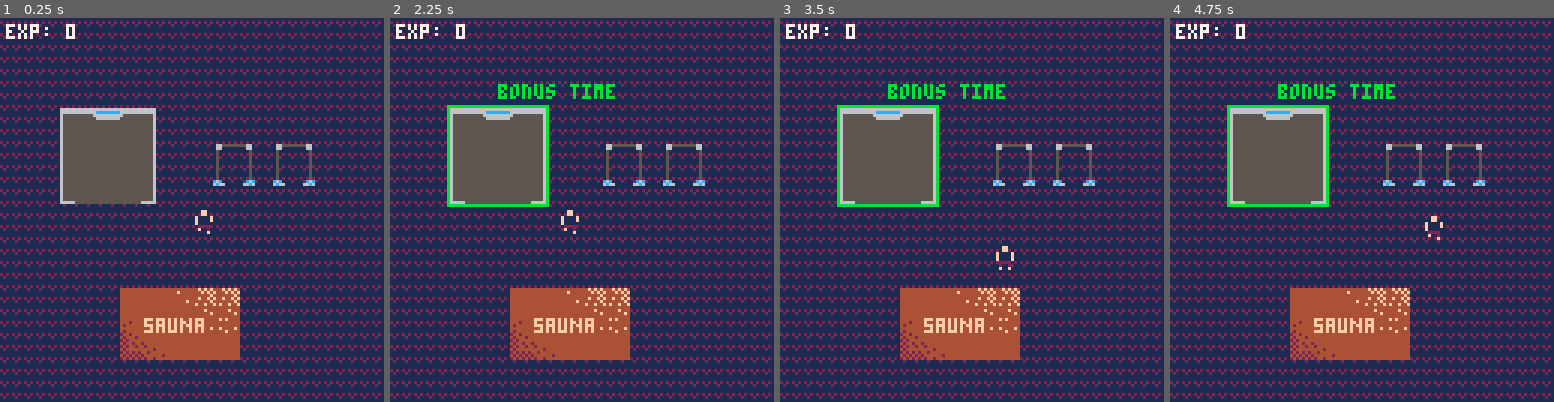
Above: before the commit, frames 1-4 (left to right).
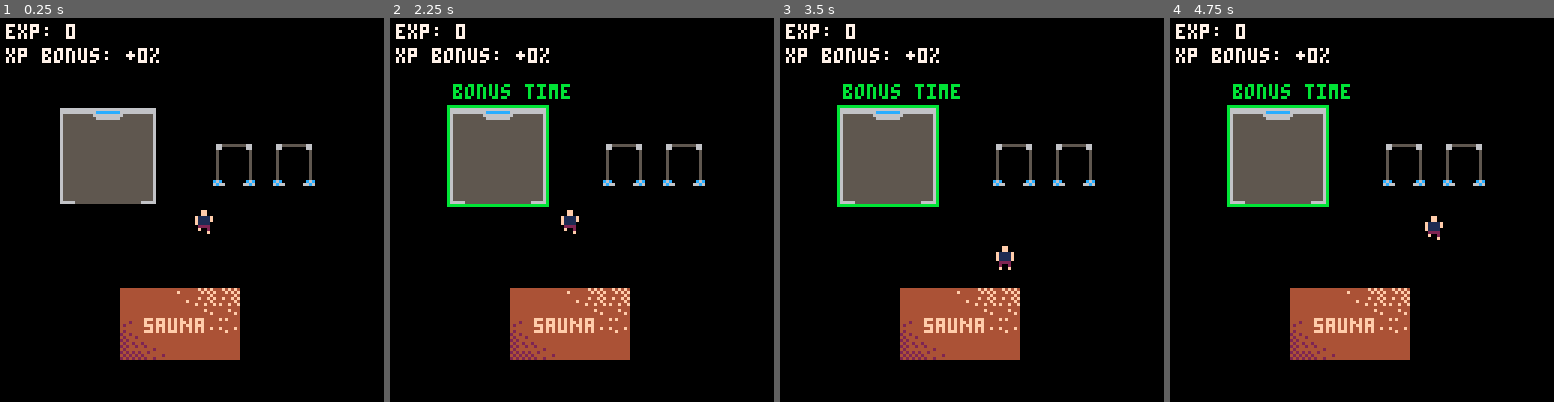
Above: after the commit, the same moments.

Repository: mamoru-miyagawa/pico8_prototypes
Game: PICO-8 cartridge bonus_time/temporary_bonus.p8
Same seed, same stepped clock (60 frames per second), same inputs: the game is played once before the commit and once after it.
Inputs:
- Up to frame 1 (0.25 s): no input
- Up to frame 2 (2.25 s): tap O (Z key) at 0.33, 0.7, 1.43, 2.22 s; tap X (X key) at 1.07, 2.07 s; hold Left from 1.97 s (still down)
- Up to frame 3 (3.5 s): release Left at 2.37 s; tap X (X key) every 0.33 s from 2.4 to 3.4 s; hold Down 2.42-2.82 s; hold Right from 2.87 s (still down); tap O (Z key) at 3.1 s
- Up to frame 4 (4.75 s): release Right at 3.53 s; hold Up 3.58-4.08 s; tap X (X key) every 0.33 s from 3.73 to 4.73 s; tap O (Z key) at 3.98 s; hold Right 4.13-4.53 s; hold Down from 4.58 s (still down)

The runs differ from the first frame. In frame 1, 87% of the frame differs, in the area x 0-100%, y 0-100%; in frame 2, 86%; in frame 3, 86%; in frame 4, 86%.

Commit message:
Add files via upload

Diff:
--- a/bonus_time/temporary_bonus.p8
+++ b/bonus_time/temporary_bonus.p8
@@ -2,16 +2,16 @@
 version 41
 __lua__
 -- pico-8 game prototype
--- implements a blue station that gives xp over time, two red stations that give xp on interaction,
--- and a new green station that also gives xp over time.
--- adds a new "bonus time" mechanic for bonus xp.
+-- implements a "bonus time" mechanic per station type.
+-- blue and green stations give xp over time.
+-- two red stations give xp on button interaction.
 
 -- constants
 local tile_size = 8
-local exp_blue_station = 12
-local exp_red_station = 7
-local exp_green_station = 6 -- new xp value for the green station
-local exp_gain_interval = 30 -- gain xp every 30 frames (1 second) when on blue station
+local exp_blue_station = 10
+local exp_red_station = 20
+local exp_green_station = 15 -- new xp value for the green station
+local exp_gain_interval = 30 -- gain xp every 30 frames (1 second) when on blue/green station
 local player_speed = 1 -- control the player's speed (in pixels per frame)
 
 -- blue station map details
@@ -27,6 +27,8 @@
 local red_station_map_y = 0
 local red_station_width_tiles = 2
 local red_station_height_tiles = 2
+local red_station_screen_x = 70
+local red_station_screen_y = 40
 
 -- green station map details
 local green_station_map_x = 6
@@ -67,13 +69,16 @@
 local nearby_station_y = 0
 
 -- bonus time variables
-local bonus_time_period = 30 * 2 -- a new bonus time starts every 2 seconds
+local bonus_time_period = 30 * 2 -- time between bonuses
 local bonus_duration = 30 * 7 -- bonus time lasts for 7 seconds
 local bonus_timer = bonus_time_period
 local bonus_active = false
 local bonus_duration_timer = 0
-local bonus_type = "" -- can be "blue", "red", or "green"
-local last_bonus_type = ""
+local bonus_active_station = 0 -- 0=none, 1=blue, 2=red, 3=green
+local last_bonus_station = 0
+
+-- xp multiplier display
+local xp_multiplier_text = "+0%"
 
 function _init()
 -- this function runs once when the game starts
@@ -84,6 +89,7 @@
 
 -- reset interaction state at the start of each frame
 can_interact = false
+xp_multiplier_text = "+0%"
 
 -- check for player movement
 -- using separate `if` statements allows for diagonal movement
@@ -128,25 +134,21 @@
     if (bonus_timer <= 0) then
         bonus_active = true
         bonus_duration_timer = bonus_duration
-
-        -- create a list of possible bonus types, excluding the last one
-        local possible_types = {"blue", "red", "green"}
-        local new_possible_types = {}
-        for i = 1, #possible_types do
-            if (possible_types[i] ~= last_bonus_type) then
-                add(new_possible_types, possible_types[i])
-            end
+        -- choose a new station type for the bonus that isn't the last one
+        local stations = {1, 2, 3}
+        local chosen_station = stations[flr(rnd(3)+1)]
+        while (chosen_station == last_bonus_station) do
+            chosen_station = stations[flr(rnd(3)+1)]
         end
-
-        -- randomly choose a bonus type from the new list
-        bonus_type = new_possible_types[flr(rnd(#new_possible_types)) + 1]
-        last_bonus_type = bonus_type
+        bonus_active_station = chosen_station
+        last_bonus_station = chosen_station
     end
 else
     bonus_duration_timer -= 1
     if (bonus_duration_timer <= 0) then
         bonus_active = false
         bonus_timer = bonus_time_period
+        bonus_active_station = 0
     end
 end
 
@@ -154,14 +156,18 @@
 local blue_station_right = blue_station_screen_x + (blue_station_width_tiles * tile_size)
 local blue_station_bottom = blue_station_screen_y + (blue_station_height_tiles * tile_size)
 
-if (player.x >= blue_station_screen_x) and (player.x <= blue_station_right) and
-   (player.y >= blue_station_screen_y) and (player.y <= blue_station_bottom) then
-
+local on_blue_station = (player.x >= blue_station_screen_x) and (player.x <= blue_station_right) and
+                        (player.y >= blue_station_screen_y) and (player.y <= blue_station_bottom)
+
+if (on_blue_station) then
+    if (bonus_active and bonus_active_station == 1) then
+        xp_multiplier_text = "+30%"
+    end
     player.blue_station_timer += 1
     if (player.blue_station_timer >= exp_gain_interval) then
         local xp_gained = exp_blue_station
         local floating_text = "+" .. xp_gained .. " exp"
-        if (bonus_active and bonus_type == "blue") then
+        if (bonus_active and bonus_active_station == 1) then
             xp_gained = flr(xp_gained * 1.3)
             floating_text = "+" .. xp_gained .. " exp (bonus)"
         end
@@ -183,14 +189,18 @@
 local green_station_right = green_station_screen_x + (green_station_width_tiles * tile_size)
 local green_station_bottom = green_station_screen_y + (green_station_height_tiles * tile_size)
 
-if (player.x >= green_station_screen_x) and (player.x <= green_station_right) and
-   (player.y >= green_station_screen_y) and (player.y <= green_station_bottom) then
-
+local on_green_station = (player.x >= green_station_screen_x) and (player.x <= green_station_right) and
+                         (player.y >= green_station_screen_y) and (player.y <= green_station_bottom)
+
+if (on_green_station) then
+    if (bonus_active and bonus_active_station == 3) then
+        xp_multiplier_text = "+30%"
+    end
     player.green_station_timer += 1
     if (player.green_station_timer >= exp_gain_interval) then
         local xp_gained = exp_green_station
         local floating_text = "+" .. xp_gained .. " exp"
-        if (bonus_active and bonus_type == "green") then
+        if (bonus_active and bonus_active_station == 3) then
             xp_gained = flr(xp_gained * 1.3)
             floating_text = "+" .. xp_gained .. " exp (bonus)"
         end
@@ -214,19 +224,23 @@
     local red_station_right = station.x + (red_station_width_tiles * tile_size)
     local red_station_bottom = station.y + (red_station_height_tiles * tile_size)
 
-    -- check if the player is within a close range of the station
-    if (player.x >= station.x - 4) and (player.x <= red_station_right + 4) and
-       (player.y >= station.y - 4) and (player.y <= red_station_bottom + 4) then
-
+    local near_red_station = (player.x >= station.x - 4) and (player.x <= red_station_right + 4) and
+                             (player.y >= station.y - 4) and (player.y <= red_station_bottom + 4)
+
+    if (near_red_station) then
         can_interact = true
         nearby_station_x = station.x + (red_station_width_tiles * tile_size / 2) - 4
-        nearby_station_y = station.y - 8 + 30 -- add 30 to the y position
+        nearby_station_y = station.y - 8 + 30
+
+        if (bonus_active and bonus_active_station == 2) then
+            xp_multiplier_text = "+30%"
+        end
 
         -- if z is pressed, interact
         if (btnp(4)) then
             local xp_gained = exp_red_station
             local floating_text = "+" .. xp_gained .. " exp"
-            if (bonus_active and bonus_type == "red") then
+            if (bonus_active and bonus_active_station == 2) then
                 xp_gained = flr(xp_gained * 1.3)
                 floating_text = "+" .. xp_gained .. " exp (bonus)"
             end
@@ -258,10 +272,7 @@
 
 function _draw()
 -- this function is called 30 times per second to draw graphics
-cls(1) -- clear the screen
-fillp(ˇ)
-rectfill(0,0,128,128,2)
-fillp()
+cls() -- clear the screen
 
 -- draw the map-based blue station
 map(blue_station_map_x, blue_station_map_y, blue_station_screen_x, blue_station_screen_y, blue_station_width_tiles, blue_station_height_tiles)
@@ -280,32 +291,23 @@
 
 -- draw bonus time highlights and text
 if (bonus_active) then
-    if (bonus_type == "blue") then
-        local x1 = blue_station_screen_x - 1
-        local y1 = blue_station_screen_y - 1
-        local x2 = blue_station_screen_x + (blue_station_width_tiles * tile_size)
-        local y2 = blue_station_screen_y + (blue_station_height_tiles * tile_size)
-        rect(x1, y1, x2, y2, 11) -- draw a light yellow outline
-        print("bonus time", blue_station_screen_x + 16, blue_station_screen_y - 8, 11)
-    elseif (bonus_type == "red") then
-        -- calculate a single rect for both stations
-        local x1 = red_stations[1].x - 1
-        local y1 = red_stations[1].y - 1
-        local x2 = red_stations[#red_stations].x + (red_station_width_tiles * tile_size)
-        local y2 = red_stations[#red_stations].y + (red_station_height_tiles * tile_size)
-        rect(x1, y1, x2, y2, 11) -- draw a light yellow outline
-
-        -- find the center of the combined area for the text
-        local text_x = x1 + (x2 - x1)/2 - 16 -- adjust for "bonus time" text length
-        local text_y = y1 - 8
-        print("bonus time", text_x, text_y, 11)
-    elseif (bonus_type == "green") then
-        local x1 = green_station_screen_x - 1
-        local y1 = green_station_screen_y - 1
-        local x2 = green_station_screen_x + (green_station_width_tiles * tile_size)
-        local y2 = green_station_screen_y + (green_station_height_tiles * tile_size)
-        rect(x1, y1, x2, y2, 11) -- draw a light yellow outline
-        print("bonus time", green_station_screen_x + 16, green_station_screen_y - 8, 11)
+    local highlight_color = 11 -- light green
+    local text_color = 11
+
+    if (bonus_active_station == 1) then -- blue station bonus
+        rect(blue_station_screen_x-1, blue_station_screen_y-1, blue_station_screen_x + (blue_station_width_tiles*tile_size), blue_station_screen_y + (blue_station_height_tiles*tile_size), highlight_color)
+        print("bonus time", blue_station_screen_x + 1, blue_station_screen_y-8, text_color)
+    elseif (bonus_active_station == 2) then -- red station bonus
+        -- calculate single highlight for both red stations
+        local x1_red = red_stations[1].x - 1
+        local y1_red = red_stations[1].y - 1
+        local x2_red = red_stations[#red_stations].x + (red_station_width_tiles * tile_size)
+        local y2_red = red_stations[#red_stations].y + (red_station_height_tiles * tile_size)
+        rect(x1_red, y1_red, x2_red, y2_red, highlight_color)
+        print("bonus time", x1_red + 5, y1_red-8, text_color)
+    elseif (bonus_active_station == 3) then -- green station bonus
+        rect(green_station_screen_x-1, green_station_screen_y-1, green_station_screen_x + (green_station_width_tiles*tile_size), green_station_screen_y + (green_station_height_tiles*tile_size), highlight_color)
+        print("bonus time", green_station_screen_x + 1, green_station_screen_y-8, text_color)
     end
 end
 
@@ -316,11 +318,12 @@
 
 -- draw floating text objects
 for text in all(floating_texts) do
-    print(text.text, text.x, text.y, 10) -- use a light orange color
+    print(text.text, text.x, text.y, 10)
 end
 
 -- draw ui
 print("exp: " .. player.exp, 2, 2, 7)
+print("xp bonus: " .. xp_multiplier_text, 2, 10, 7)
 
 end
 __gfx__
Not shown, changed: bonus_time/bonus_time.html
Not shown, changed: bonus_time/bonus_time.js
